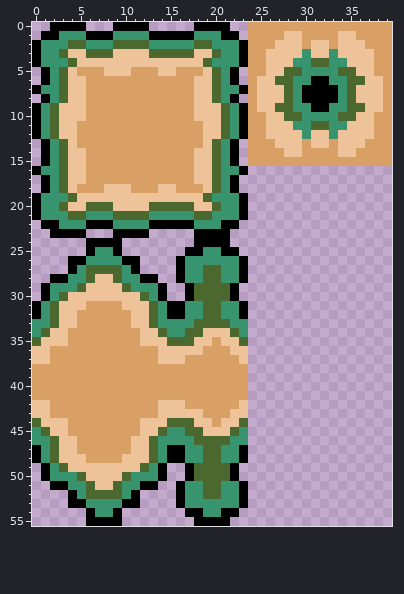
One commit to this pixel-art sprite: android/assets/images/tileset.png. This is how it looked before the edit.
The file is 40x56 pixels.
The result:
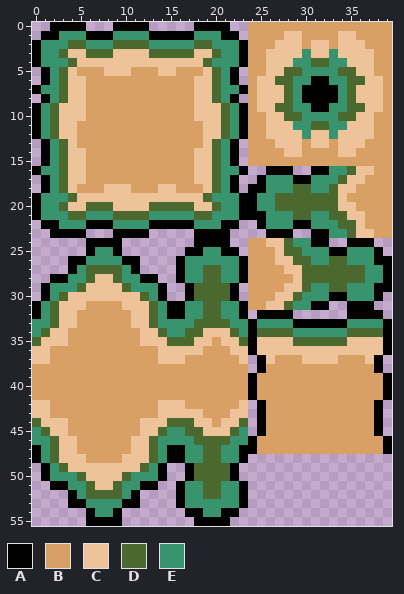
Palette (. is transparent): A #000000  B #d9a066  C #eec39a  D #4b692f  E #37946e
The edit:
{"y":16,"x":26,"old":"...","new":"AAA"}
{"y":16,"x":31,"old":".........","new":"AAEEDCCBB"}
{"y":17,"x":25,"old":"...............","new":"AEEEAAEEEDCCBBB"}
{"y":18,"x":24,"old":"................","new":"AAEEEDDEEDCCBBBB"}
{"y":19,"x":24,"old":"................","new":"AEEDDDDDDDCBBBBB"}
{"y":20,"x":24,"old":"................","new":"AEEDDDDDDDCCBBBB"}
{"y":21,"x":24,"old":"................","new":"AAEEEDDEEDDCCBBB"}
{"y":22,"x":25,"old":"...............","new":"AEEEAAEEEDDCBBB"}
{"y":23,"x":26,"old":"...","new":"AAA"}
{"y":23,"x":31,"old":".........","new":"AAEEDCCBB"}
{"y":24,"x":24,"old":".........","new":"BBCCDEEAA"}
{"y":24,"x":35,"old":"...","new":"AAA"}
{"y":25,"x":24,"old":"...............","new":"BBBCDDEEEAAEEEA"}
{"y":26,"x":24,"old":"................","new":"BBBCCDDEEDDEEEAA"}
{"y":27,"x":24,"old":"................","new":"BBBBCCDDDDDDDEEA"}
{"y":28,"x":24,"old":"................","new":"BBBBBCDDDDDDDEEA"}
{"y":29,"x":24,"old":"................","new":"BBBBCCDEEDDEEEAA"}
{"y":30,"x":24,"old":"...............","new":"BBBCCDEEEAAEEEA"}
{"y":31,"x":24,"old":".........","new":"BBCCDEEAA"}
{"y":31,"x":35,"old":"...","new":"AAA"}
{"y":32,"x":25,"old":"....","new":"AAAA"}
{"y":32,"x":35,"old":"....","new":"AAAA"}
{"y":33,"x":24,"old":"................","new":"AEEEEAAAAAAEEEEA"}
{"y":34,"x":24,"old":"................","new":"ADDDDEEEEEEDDDDA"}
{"y":35,"x":24,"old":"................","new":"ACCCCDDDDDDCCCCA"}
{"y":36,"x":24,"old":"................","new":"ACCCCCCCCCCCCCCA"}
{"y":37,"x":25,"old":"..............","new":"ACBBBCCCCBBBCA"}
{"y":38,"x":25,"old":"..............","new":"ABBBBBBBBBBBBA"}
{"y":39,"x":24,"old":"................","new":"ABBBBBBBBBBBBBBA"}
{"y":40,"x":24,"old":"................","new":"ABBBBBBBBBBBBBBA"}
{"y":41,"x":24,"old":"................","new":"ABBBBBBBBBBBBBBA"}
{"y":42,"x":25,"old":"..............","new":"ABBBBBBBBBBBBA"}
{"y":43,"x":25,"old":"..............","new":"ABBBBBBBBBBBBA"}
{"y":44,"x":25,"old":"..............","new":"ABBBBBBBBBBBBA"}
{"y":45,"x":25,"old":"..............","new":"ABBBBBBBBBBBBA"}
{"y":46,"x":24,"old":"................","new":"ABBBBBBBBBBBBBBA"}
{"y":47,"x":24,"old":"................","new":"ABBBBBBBBBBBBBBA"}
{"label":"added","picture_box":[248,166,392,454]}
